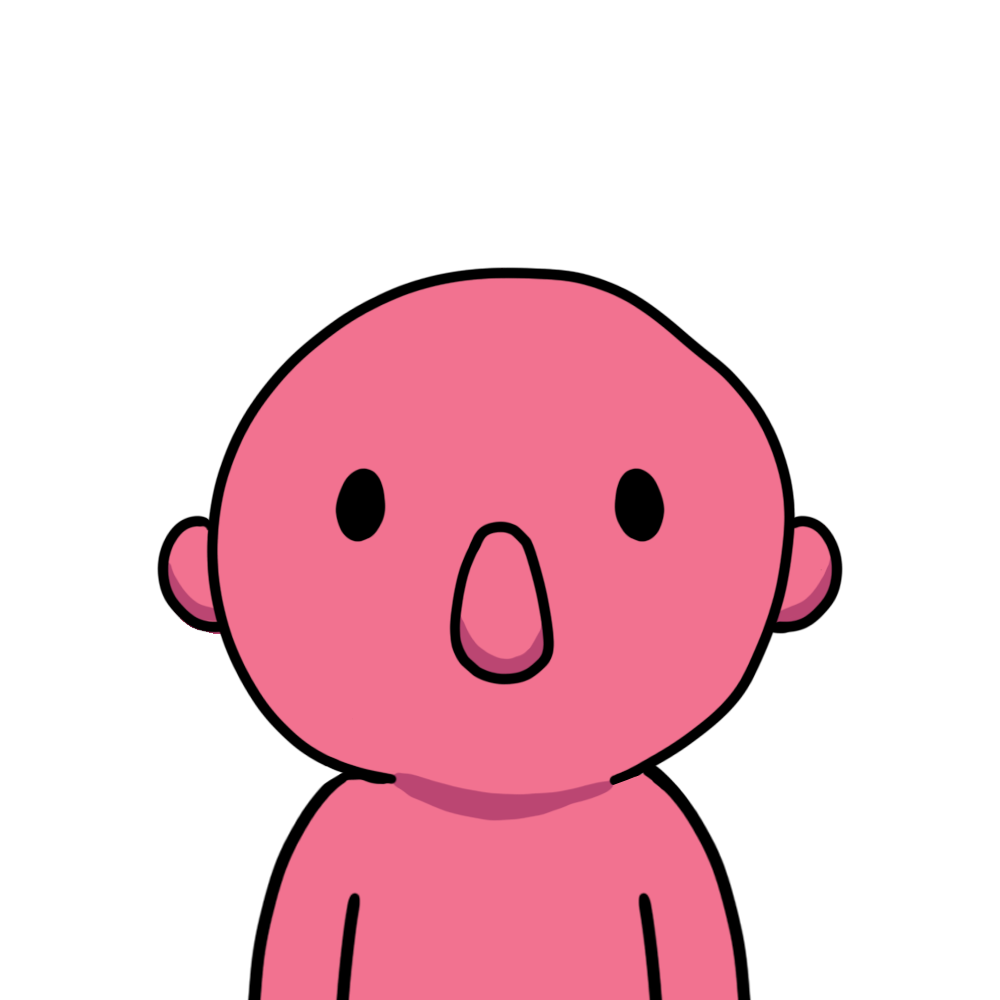
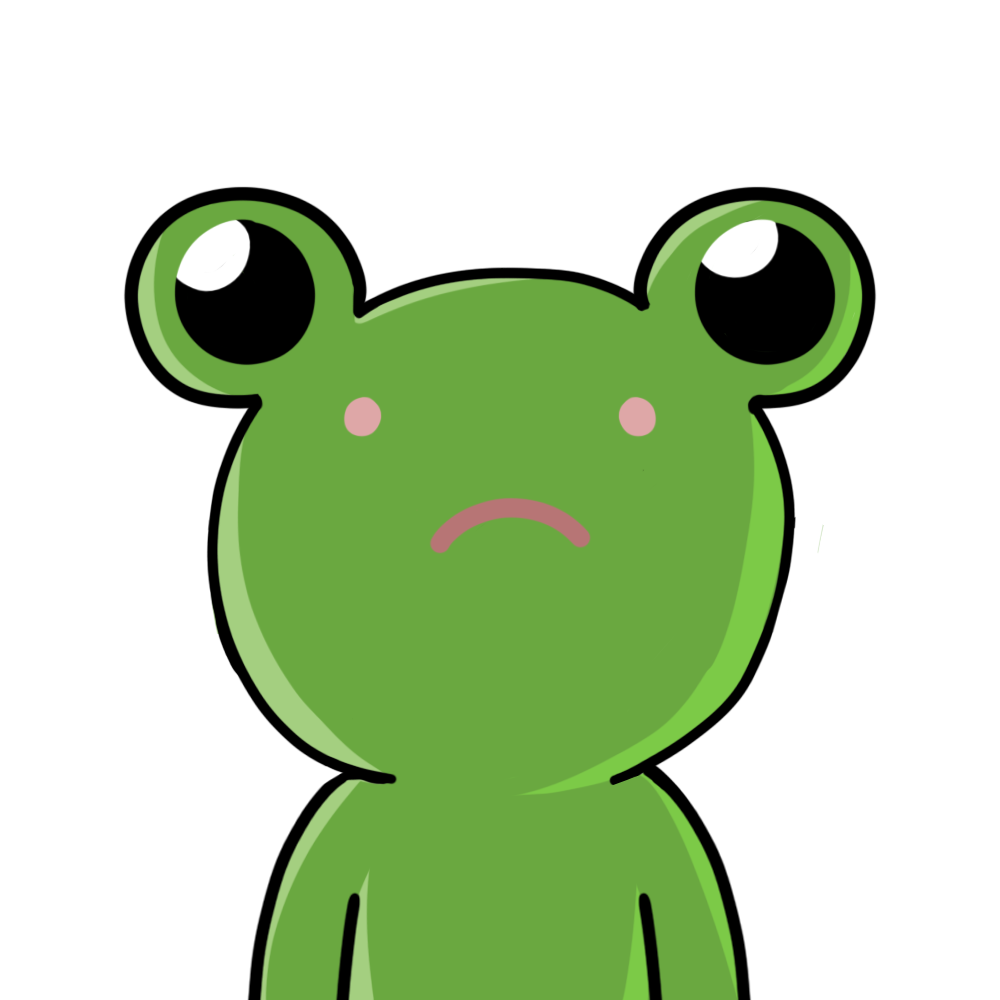
Before/after of a 1000px x 1000px layered artwork. What changed in the layer stack:
hid "Layer 2" over [156, 266, 844, 1000]
hid "Layer 11" over [157, 539, 842, 822]
hid "Layer 43" over [123, 186, 877, 1000]
added layer "Layer 47" above "Layer 46" over [170, 212, 780, 293]
added layer "Layer 46" above "Layer 48" over [123, 186, 877, 1000]
added layer "Layer 48" (soft light) above "Layer 49" over [127, 186, 839, 1000]
added layer "Layer 49" above "Layer 44" over [126, 186, 875, 1000]
added layer "Layer 44" above "Layer 3 copy" over [123, 186, 877, 1000]
added layer "Layer 3 copy" above "Layer 3" over [134, 192, 874, 1000]
hid "Layer 3" over [160, 268, 836, 1000]
